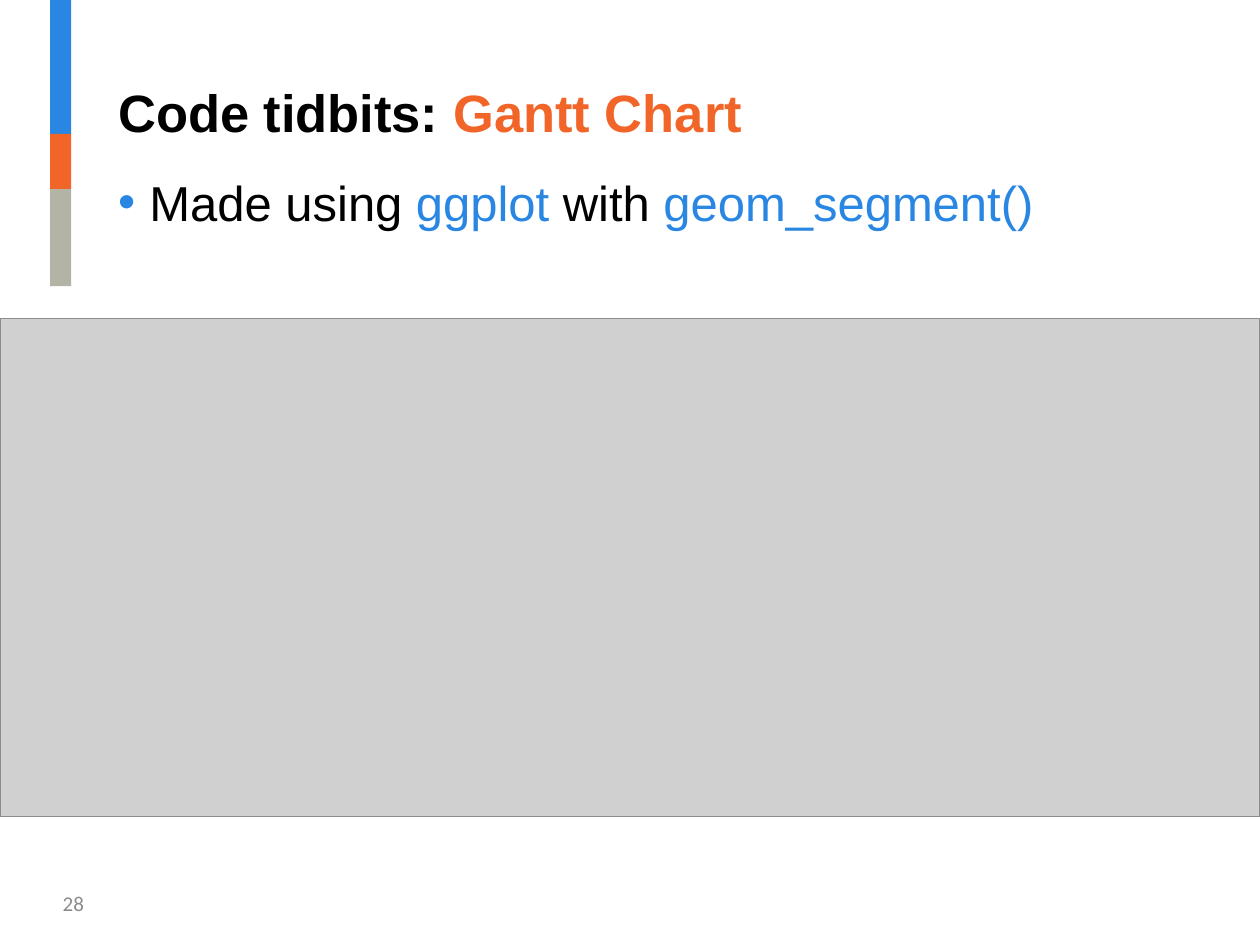
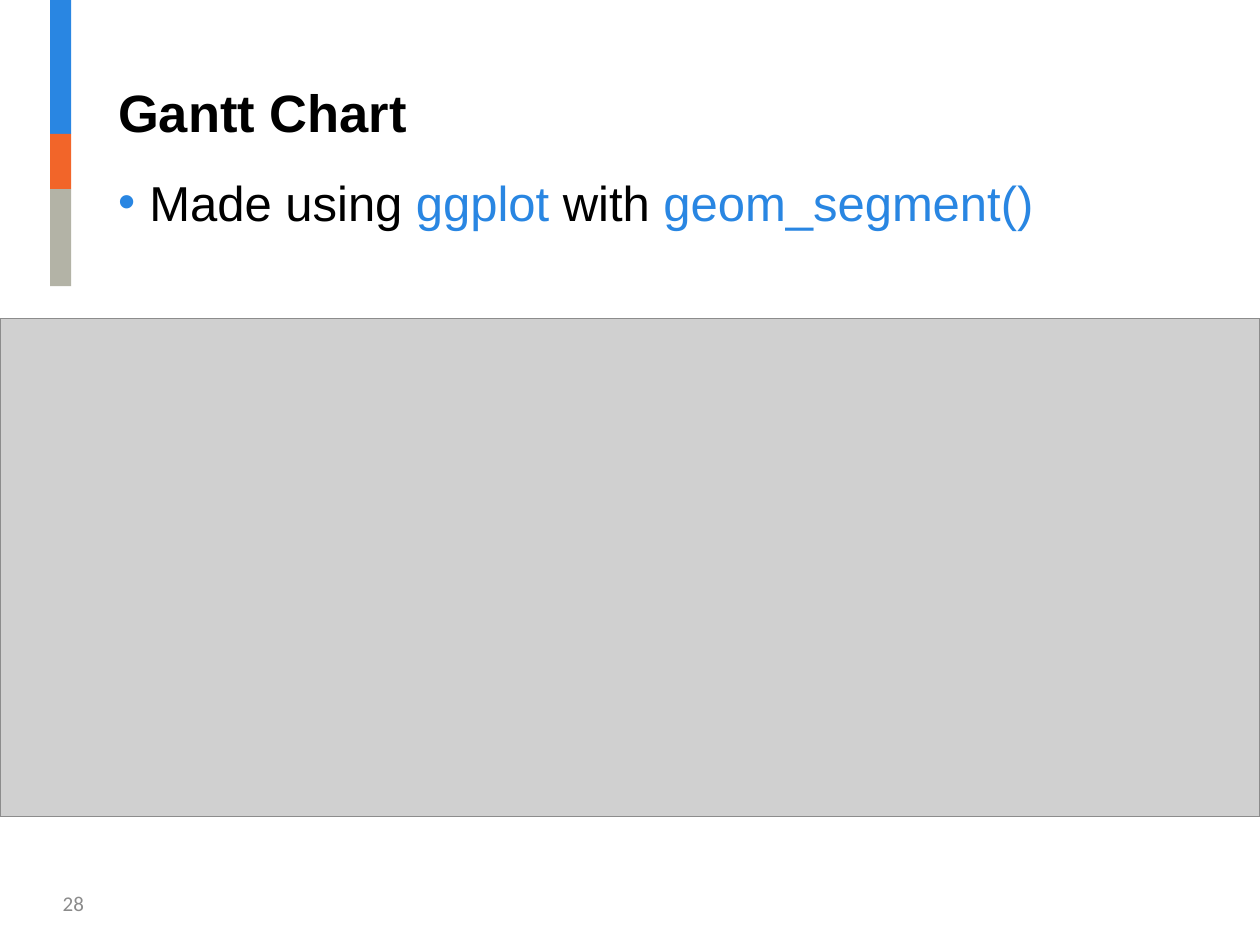
Before and after one commit to jalavery/timetrackR, a slide deck: slide 28 of RLadies timetrackR Presentation v2.pptx. Drawn at 1260x945 pixels with LibreOffice and Linux fonts; fonts in the diff are those of the drawing; grey boxes stand for pictures; background and template pictures are left out. Boxes give left, top, right and bottom in pixels: in the first picture for what was removed or moved away, otherwise in the second. Text is boxed around its words. In the diff, an @@ line names an element or a change of style, - is before the commit and + after.

```diff
--- a/RLadies timetrackR Presentation v2.pptx
+++ b/RLadies timetrackR Presentation v2.pptx
@@ title at bbox=[118, 94, 407, 133]: text changed @@
-Code tidbits: Gantt Chart
+Gantt Chart
```
Also in this commit, not shown: 8 other slides changed, 2 slides added, 1 slide removed, 5 other files.
